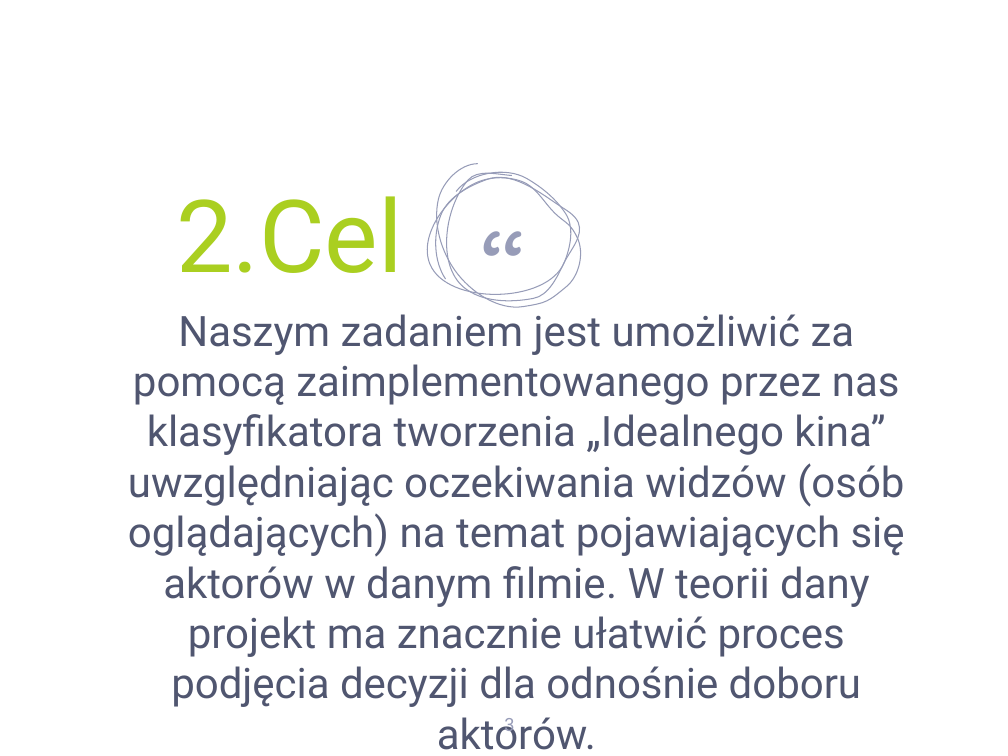
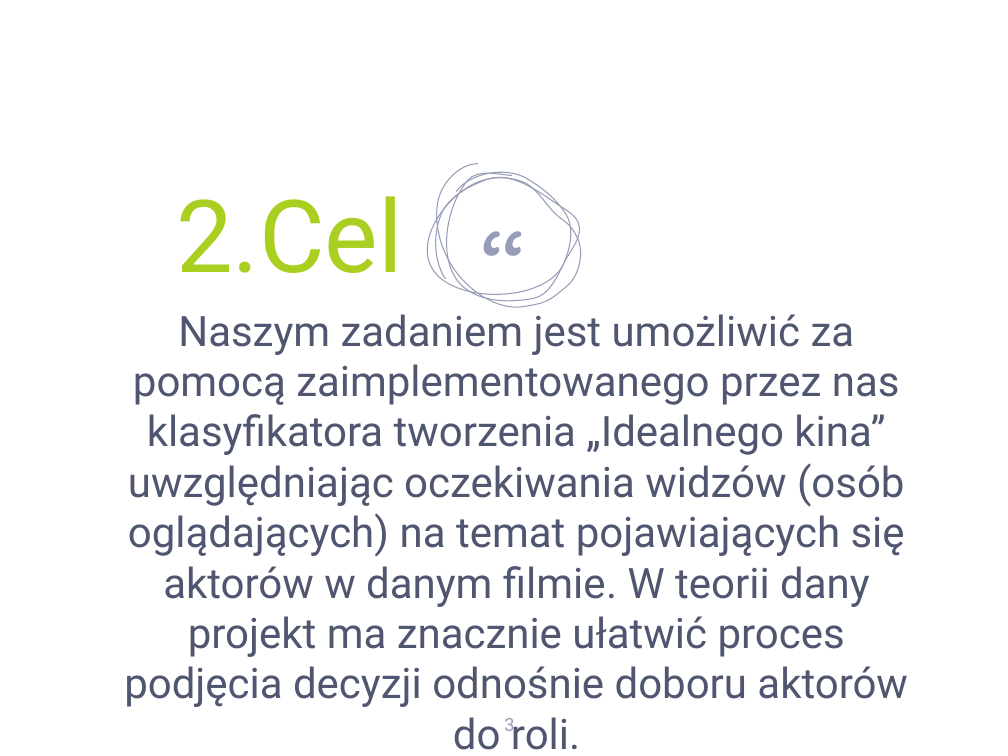
Before and after one commit to codevibess/MOW-SN, a slide deck: slide 3 of Presentation.pptx. Drawn at 1008x756 pixels with LibreOffice and Linux fonts; fonts in the diff are those of the drawing; background and template pictures are left out. Boxes give left, top, right and bottom in pixels: in the first picture for what was removed or moved away, otherwise in the second. Text is boxed around its words. In the diff, an @@ line names an element or a change of style, - is before the commit and + after.

```diff
--- a/Presentation.pptx
+++ b/Presentation.pptx
@@ text at (124, 307, 908, 750): text changed @@
-Naszym zadaniem jest umożliwić za pomocą zaimplementowanego przez nas klasyfikatora tworzenia „Idealnego kina” uwzględniając oczekiwania widzów (osób oglądających) na temat pojawiających się aktorów w danym filmie. W teorii dany projekt ma znacznie ułatwić proces podjęcia decyzji dla odnośnie doboru aktorów.
+Naszym zadaniem jest umożliwić za pomocą zaimplementowanego przez nas klasyfikatora tworzenia „Idealnego kina” uwzględniając oczekiwania widzów (osób oglądających) na temat pojawiających się aktorów w danym filmie. W teorii dany projekt ma znacznie ułatwić proces podjęcia decyzji odnośnie doboru aktorów do roli.
```
Also in this commit, not shown: 2 other slides changed, 1 slide added, 8 slides removed.
